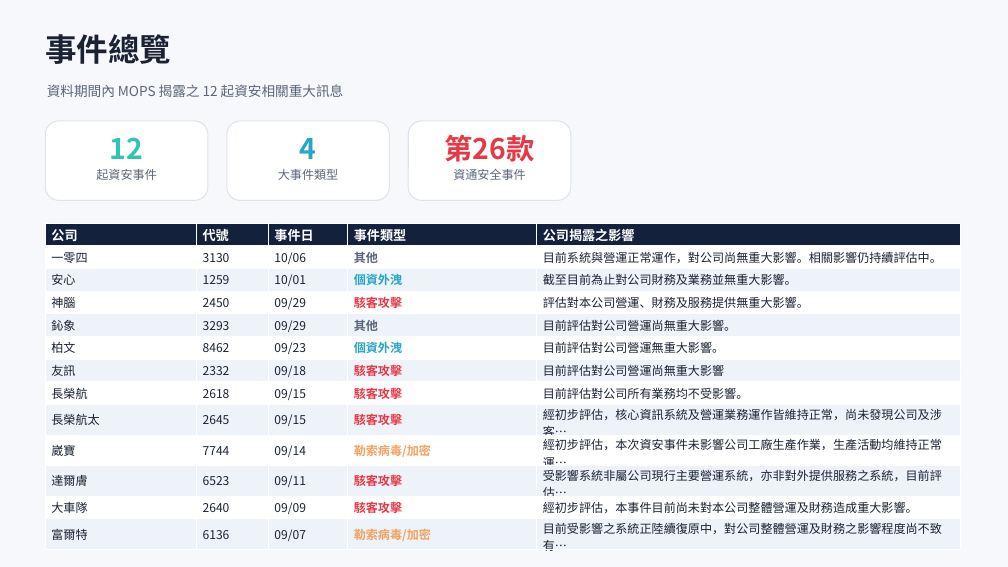
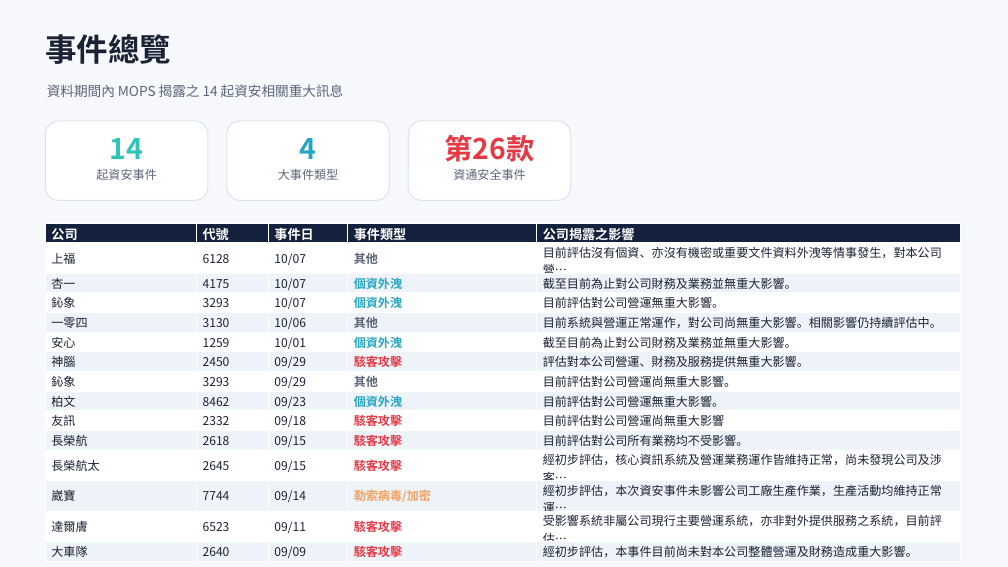
Before and after one commit to Johnnylin77/mops-isec-monitor, a slide deck: slide 2 of 資安事件因應分析.pptx. Drawn at 1008x567 pixels with LibreOffice and Linux fonts; fonts in the diff are those of the drawing. Boxes give left, top, right and bottom in pixels: in the first picture for what was removed or moved away, otherwise in the second. Text is boxed around its words. In the diff, an @@ line names an element or a change of style, - is before the commit and + after.

Commit message:
MOPS report: 2026-10-08

```diff
--- a/資安事件因應分析.pptx
+++ b/資安事件因應分析.pptx
@@ text at (47,84,344,97): text changed @@
-資料期間內 MOPS 揭露之 12 起資安相關重大訊息
+資料期間內 MOPS 揭露之 14 起資安相關重大訊息
@@ text at (110,138,143,159): text changed @@
-12
+14
@@ table at (45,223,960,564) @@
+row 2: 上福 | 6128 | 10/07 | 其他 | 目前評估沒有個資、亦沒有機密或重要文件資料外洩等情事發生，對本公司營…
+row 3: 杏一 | 4175 | 10/07 | 個資外洩 | 截至目前為止對公司財務及業務並無重大影響。
+row 4: 鈊象 | 3293 | 10/07 | 個資外洩 | 目前評估對公司營運無重大影響。
-row 13: 富爾特 | 6136 | 09/07 | 勒索病毒/加密 | 目前受影響之系統正陸續復原中，對公司整體營運及財務之影響程度尚不致有…
```
Also in this commit, not shown: 6 other slides changed, 1 slide added, 2 other files.
